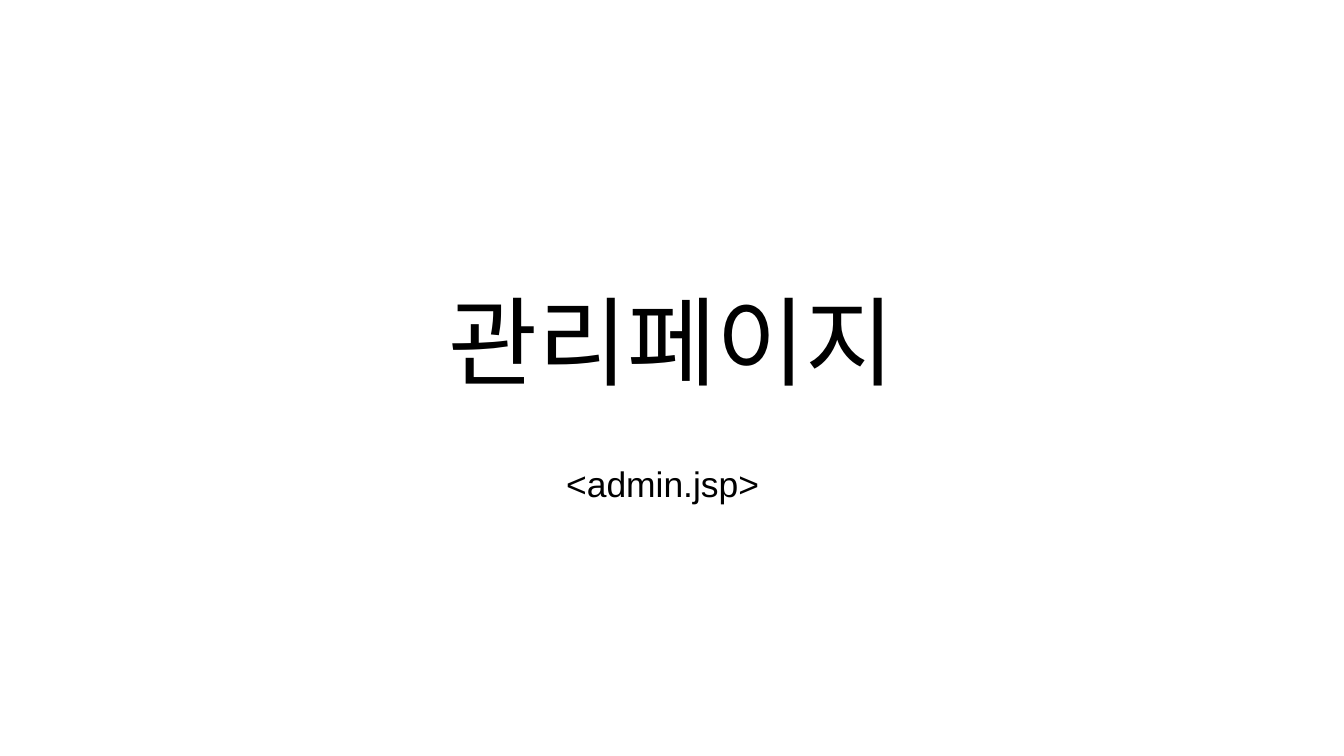
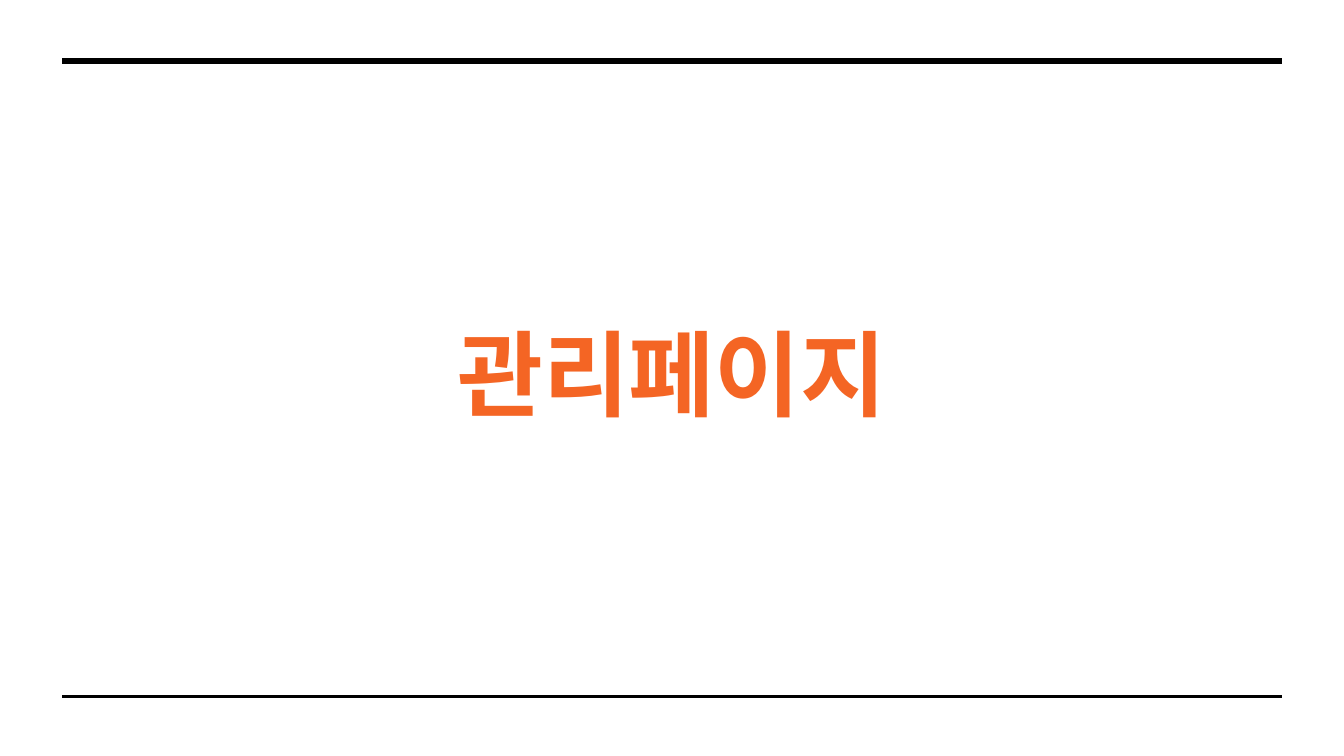
Before and after one commit to Pang-Ho/TIL, a slide deck: slide 45 of 팀프로젝트/파이널 프로젝트_3조_발표용.pptx (slide 34 before the commit). Drawn at 1344x756 pixels with LibreOffice and Linux fonts; fonts in the diff are those of the drawing. Boxes give left, top, right and bottom in pixels: in the first picture for what was removed or moved away, otherwise in the second. Text is boxed around its words. In the diff, an @@ line names an element or a change of style, - is before the commit and + after.

```diff
--- a/팀프로젝트/파이널 프로젝트_3조_발표용.pptx
+++ b/팀프로젝트/파이널 프로젝트_3조_발표용.pptx
@@ line moved from (364, 60) - (1282, 60) to (63, 60) - (1282, 60) @@
@@ line (63, 60) - (1282, 60): stroke #FFFFFF 3 pt to #000000 3 pt @@
@@ line removed from (63, 60) to (90, 60) @@
@@ title "관리페이지": place and size @@
-title "관리페이지" at [449,297,895,386]
+title "관리페이지" at [457,330,886,418]
@@ title "관리페이지" at [457,330,886,418]: size 52 to 50 pt, font Arial to Lato, text colour #000000 to #F46524, bold on; vertical alignment bottom to middle @@
@@ text removed at [566,471,759,504] @@
-<admin.jsp>
@@ line moved from (364, 696) - (1282, 696) to (63, 696) - (1282, 696) @@
@@ line (63, 696) - (1282, 696): stroke #FFFFFF 1.5 pt to #000000 1.5 pt @@
```
Also in this commit, not shown: 17 other slides changed, 19 slides added, 9 slides removed.
